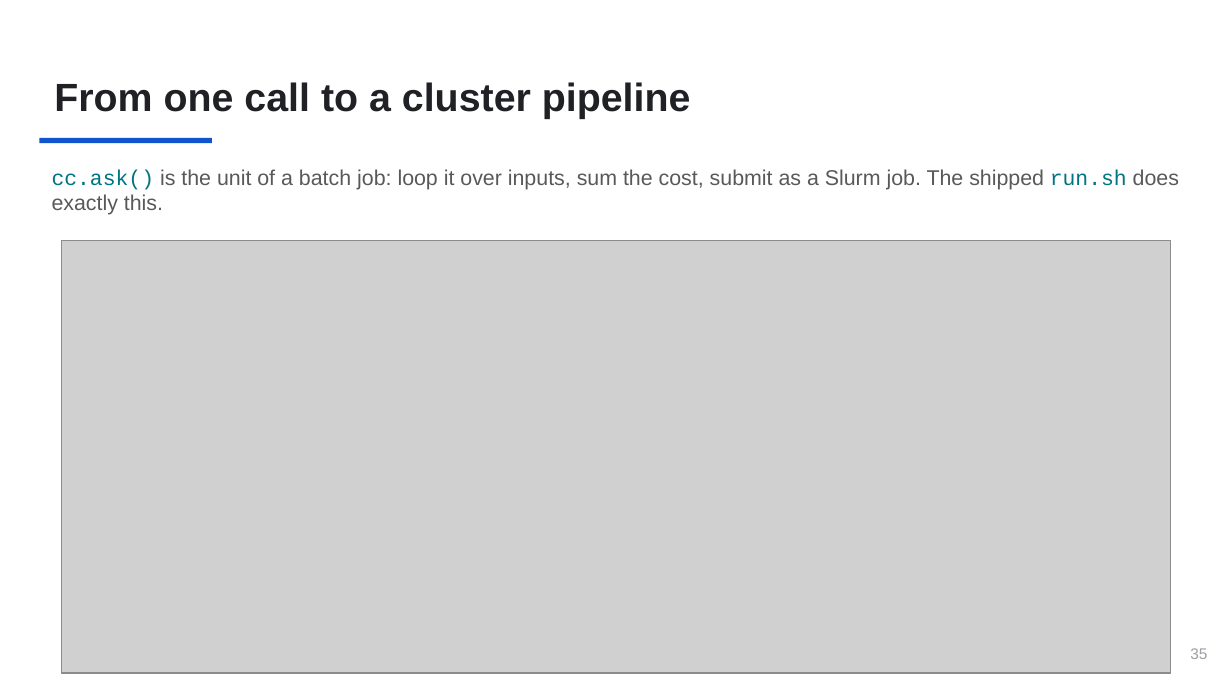
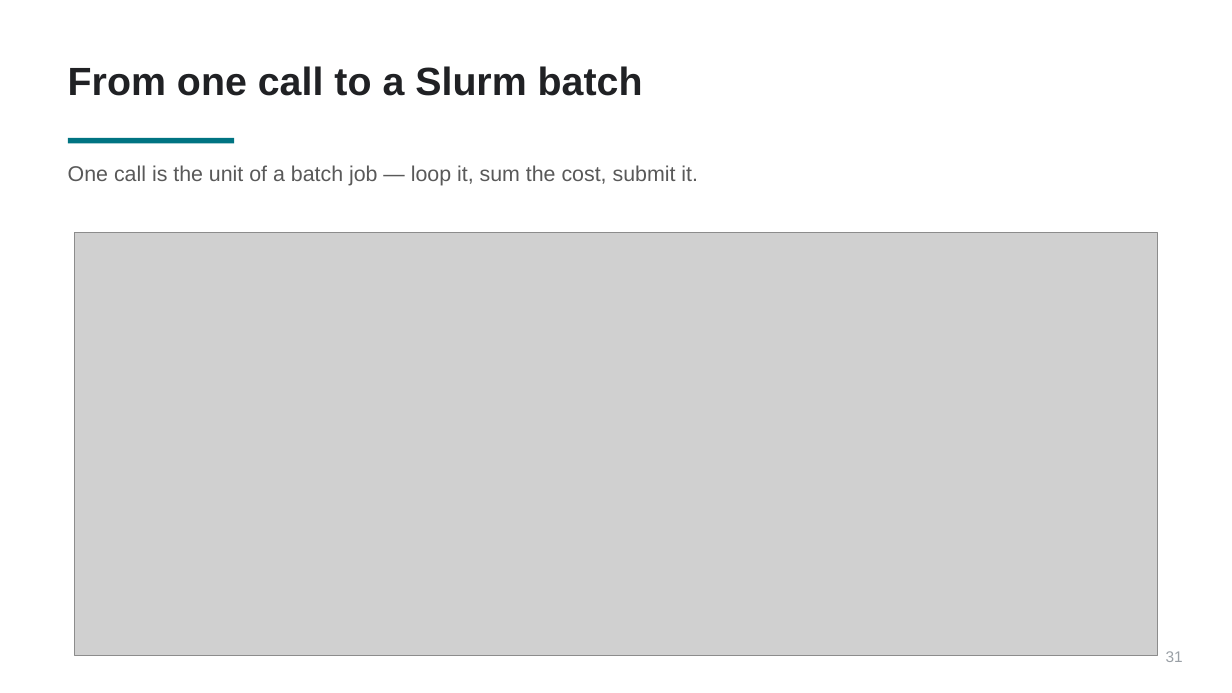
Before and after one commit to PursuitOfDataScience/uchicago-workshops, a slide deck: slide 31 of claude-code-tutorial/claude-code-tutorial.pptx (slide 35 before the commit). Drawn at 1232x693 pixels with LibreOffice and Linux fonts; fonts in the diff are those of the drawing; grey boxes stand for pictures. Boxes give left, top, right and bottom in pixels: in the first picture for what was removed or moved away, otherwise in the second. Text is boxed around its words. In the diff, an @@ line names an element or a change of style, - is before the commit and + after.

```diff
--- a/claude-code-tutorial/claude-code-tutorial.pptx
+++ b/claude-code-tutorial/claude-code-tutorial.pptx
@@ text at (x1=68, y1=66, x2=643, y2=96): text changed @@
-From one call to a cluster pipeline
+From one call to a Slurm batch
@@ rectangle resized from (x1=39, y1=138, x2=212, y2=143) to (x1=68, y1=138, x2=234, y2=143) @@
@@ rectangle at (x1=68, y1=138, x2=234, y2=143): fill #1155CC to #007482 @@
@@ text at (x1=68, y1=165, x2=698, y2=186): text changed @@
-cc.ask() is the unit of a batch job: loop it over inputs, sum the cost, submit as a Slurm job. The shipped run.sh does exactly this.
+One call is the unit of a batch job — loop it, sum the cost, submit it.
@@ picture resized from (x1=62, y1=240, x2=1170, y2=673) to (x1=75, y1=233, x2=1158, y2=655) @@
@@ text added at (x1=1166, y1=651, x2=1183, y2=662), 9 pt, text #9AA0A6 @@
+31
@@ text removed at (x1=1190, y1=648, x2=1207, y2=659) @@
-35
```
Also in this commit, not shown: 3 other slides changed, 37 slides added, 44 slides removed, 22 other files.
